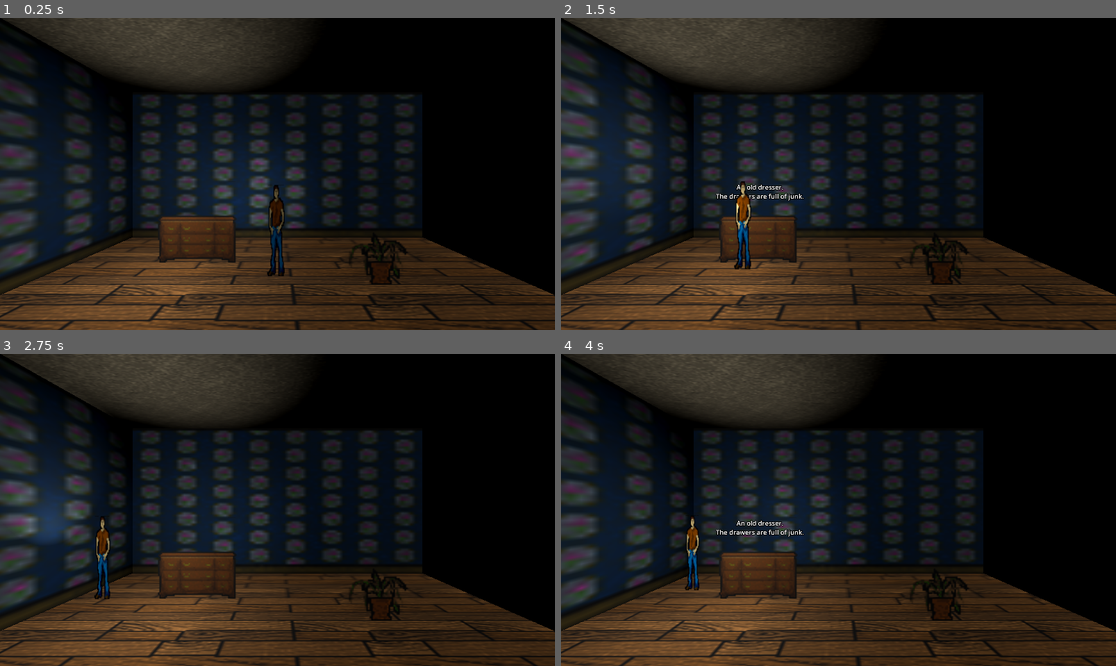
Above: before the commit, frames 1-4 (two rows, left to right).
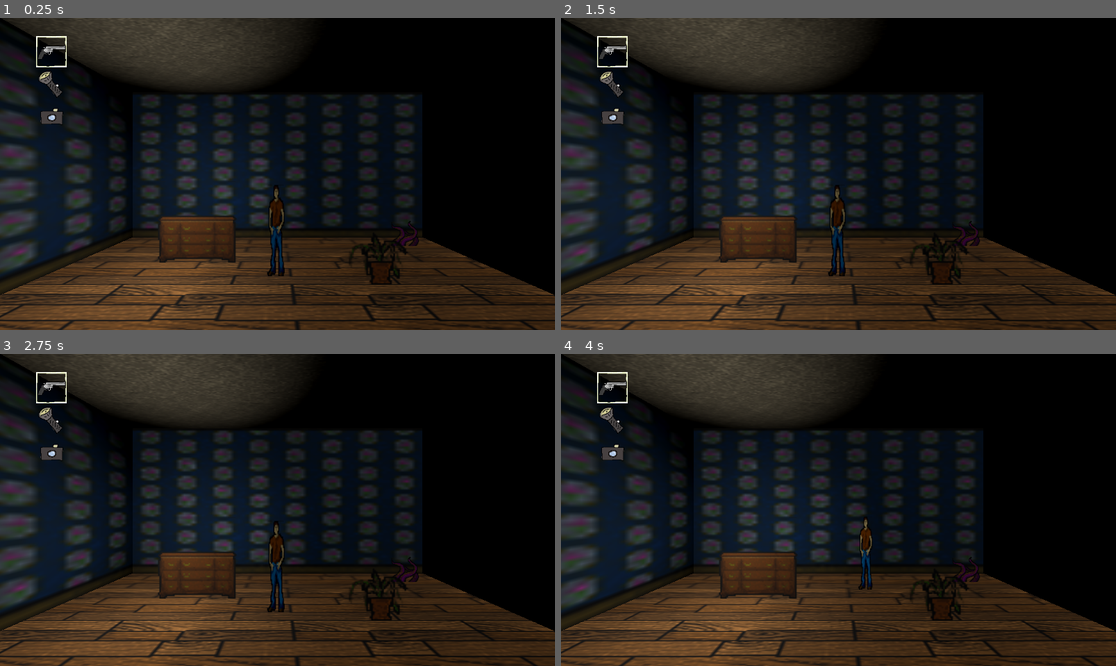
Above: after the commit, the same moments.

Repository: Dorthu/godot4-clicky-game
Game: Godot game, scene res://Concepts/InvestigationOne.tscn
Same seed, same stepped clock (60 frames per second), same inputs: the game is played once before the commit and once after it. This scene is started directly instead of the project's main scene.
Inputs (mouse positions are in pixels of both pictures, inside the frame that each line leads up to):
- Up to frame 1 (0.25 s): no input
- Up to frame 2 (1.5 s): click (610, 52) at 0.52 s; click (610, 52) at 1.27 s
- Up to frame 3 (2.75 s): click (49, 388) at 2.02 s
- Up to frame 4 (4 s): tap Enter at 2.75 s; move the mouse to (960, 494) at 2.77 s; click (960, 494) at 2.92 s; move the mouse to (727, 525) at 3.52 s; click (727, 525) at 3.67 s

The runs differ from the first frame. In frame 1, 0.6% of the frame differs, in the area x 6-76%, y 5-74%; in frame 2, 2.0%; in frame 3, 2.8%, in the area x 2-76%, y 5-83%; in frame 4, 1.5%.

Commit message:
Added an inventory panel and a camera
The camera is extremely wonky right now, but it's maybe a cool idea?

Diff:
--- a/new-game-project/Concepts/InvestigationOne.tscn
+++ b/new-game-project/Concepts/InvestigationOne.tscn
@@ -1,11 +1,13 @@
-[gd_scene load_steps=16 format=3 uid="uid://82kjxxvy3w5c"]
+[gd_scene load_steps=18 format=3 uid="uid://82kjxxvy3w5c"]
 
 [ext_resource type="PackedScene" uid="uid://douy1jwk20w6e" path="res://Pieces/Floor.tscn" id="1_fwesq"]
 [ext_resource type="PackedScene" uid="uid://ia48gke7ha7d" path="res://Pieces/Wall.tscn" id="2_xuht4"]
 [ext_resource type="Texture2D" uid="uid://ces70fi5865nr" path="res://Tex/dresser.png" id="3_0vxuw"]
 [ext_resource type="Script" path="res://Concepts/Description.gd" id="4_6gqco"]
+[ext_resource type="PackedScene" uid="uid://5eajrx4mgsh4" path="res://Pieces/Tentacle.tscn" id="4_jrjt6"]
 [ext_resource type="Texture2D" uid="uid://bt5dgumcnuph5" path="res://Tex/plant.png" id="5_kkv2v"]
 [ext_resource type="PackedScene" uid="uid://cupn40w2bar1w" path="res://Pieces/Player.tscn" id="5_n4q6v"]
+[ext_resource type="PackedScene" uid="uid://swpvyr8cfxjk" path="res://UI/InventoryOverlay.tscn" id="7_ae5pa"]
 
 [sub_resource type="NavigationMesh" id="NavigationMesh_jpabv"]
 vertices = PackedVector3Array(-0.5, 0.5, -1.5, -0.25, 0.5, -1, 0.25, 0.5, -2.25, -2, 0.5, 1.5, -2.25, 0.5, -0.25, -3.25, 0.5, -0.25, -4.25, 0.5, 1.5, -4.25, 0.5, -2.25, -3.5, 0.5, -1.25, -0.5, 0.5, -0.25, 4.5, 0.5, 1.5, 4.5, 0.5, -2.25)
@@ -37,7 +39,7 @@
 [sub_resource type="BoxShape3D" id="BoxShape3D_oxpbp"]
 size = Vector3(1.8, 1, 1.3)
 
-[node name="CompositeRoom" type="Node3D"]
+[node name="Room" type="Node3D"]
 
 [node name="Room1" type="NavigationRegion3D" parent="."]
 navigation_mesh = SubResource("NavigationMesh_jpabv")
@@ -124,7 +126,11 @@
 
 [node name="Player" parent="." instance=ExtResource("5_n4q6v")]
 transform = Transform3D(1, 0, 0, 0, 1, 0, 0, 0, 1, 0, 0.419497, 0)
-useFlashlight = true
+
+[node name="Inventory" parent="." instance=ExtResource("7_ae5pa")]
+
+[node name="Tentacle" parent="." instance=ExtResource("4_jrjt6")]
+transform = Transform3D(1, 0, 0, 0, 1, 0, 0, 0, 1, 3.80993, 0, -2.14873)
 
 [connection signal="body_entered" from="Room1/Dresser/Area3D" to="Room1/Dresser/Area3D" method="_on_body_entered"]
 [connection signal="body_exited" from="Room1/Dresser/Area3D" to="Room1/Dresser/Area3D" method="_on_body_exited"]
--- a/new-game-project/Concepts/ShootyOne.tscn
+++ b/new-game-project/Concepts/ShootyOne.tscn
@@ -1,9 +1,10 @@
-[gd_scene load_steps=18 format=3 uid="uid://d0ngmguvl7cjv"]
+[gd_scene load_steps=19 format=3 uid="uid://d0ngmguvl7cjv"]
 
 [ext_resource type="Texture2D" uid="uid://bpoxljtsxrpb5" path="res://Tex/grass.png" id="1_q277j"]
 [ext_resource type="PackedScene" uid="uid://cupn40w2bar1w" path="res://Pieces/Player.tscn" id="2_oj8jo"]
 [ext_resource type="Texture2D" uid="uid://bmgd7kcmarnyn" path="res://Tex/bush.png" id="2_sqhe5"]
 [ext_resource type="PackedScene" uid="uid://5eajrx4mgsh4" path="res://Pieces/Tentacle.tscn" id="4_7s8yj"]
+[ext_resource type="PackedScene" uid="uid://swpvyr8cfxjk" path="res://UI/InventoryOverlay.tscn" id="5_xy5w4"]
 
 [sub_resource type="NavigationMesh" id="NavigationMesh_dph6i"]
 vertices = PackedVector3Array(-2, 0.265835, -5.25, -2, 0.265835, -4.5, -0.75, 0.265835, -4.5, 0.75, 0.265835, -5.25, 9. …(544 unchanged characters)…
@@ -52,7 +53,7 @@
 [sub_resource type="BoxShape3D" id="BoxShape3D_3fpxp"]
 size = Vector3(1.3, 1.2, 0.4)
 
-[node name="ShootyOne" type="Node3D"]
+[node name="Room" type="Node3D"]
 
 [node name="Map" type="NavigationRegion3D" parent="."]
 navigation_mesh = SubResource("NavigationMesh_dph6i")
@@ -109,12 +110,10 @@
 
 [node name="Player" parent="." instance=ExtResource("2_oj8jo")]
 transform = Transform3D(1, 0, 0, 0, 1, 0, 0, 0, 1, -2.00423, 1.3, -8.0431)
-useFlashlight = false
-debugClick = false
-shooty = true
 
 [node name="Camera3D" type="Camera3D" parent="Player"]
 transform = Transform3D(1, 0, 0, 0, 0.819152, 0.573576, 0, -0.573576, 0.819152, 0, 2.1, 5)
+current = true
 
 [node name="DirectionalLight3D" type="DirectionalLight3D" parent="."]
 transform = Transform3D(0.965926, -0.183013, 0.183013, 6.68e-09, 0.707107, 0.707107, -0.258819, -0.683013, 0.683013, 0, 12, 11)
@@ -142,3 +141,5 @@
 
 [node name="Tentacle2" parent="." instance=ExtResource("4_7s8yj")]
 transform = Transform3D(1, -1.49012e-08, -2.98023e-08, 0, 1, 2.98023e-08, 0, -2.98023e-08, 1, -7, 1, 9)
+
+[node name="Inventory" parent="." instance=ExtResource("5_xy5w4")]
--- a/new-game-project/Pieces/Player.tscn
+++ b/new-game-project/Pieces/Player.tscn
@@ -35,10 +35,14 @@
 
 [node name="NavigationAgent3D" type="NavigationAgent3D" parent="."]
 
-[node name="HoldPoint" type="Node3D" parent="."]
-transform = Transform3D(1, 0, 0, 0, 1, 0, 0, 0, 1, -0.5, 0.993857, 0)
+[node name="MouseTracker" type="Node3D" parent="."]
 
-[node name="Flashlight" type="SpotLight3D" parent="HoldPoint"]
+[node name="HoldPoint" type="Node3D" parent="MouseTracker"]
+transform = Transform3D(1, 0, 0, 0, 1, 0, 0, 0, 1, 0, 0.994, -0.5)
+
+[node name="Flashlight" type="SpotLight3D" parent="MouseTracker/HoldPoint"]
+
+[node name="Camera3D" type="Camera3D" parent="MouseTracker/HoldPoint"]
 
 [node name="MeshInstance3D2" type="MeshInstance3D" parent="."]
 transform = Transform3D(1, 0, 0, 0, -4.37114e-08, -1, 0, 1, -4.37114e-08, 0, 0.650835, 0)
@@ -55,4 +59,4 @@
 
 [node name="SfxFootsteps" type="AudioStreamPlayer3D" parent="."]
 stream = ExtResource("4_ldwk3")
-parameters/looping = false
+parameters/looping = true
--- /dev/null
+++ b/new-game-project/UI/InventoryItem.tscn
@@ -0,0 +1,22 @@
+[gd_scene load_steps=3 format=3 uid="uid://b5a1lstsodclc"]
+
+[ext_resource type="Script" path="res://UI/inventory_item.gd" id="1_i4r5w"]
+[ext_resource type="Texture2D" uid="uid://cpebiqjxijgix" path="res://Tex/selected.png" id="2_ggsl7"]
+
+[node name="InventoryItem" type="CenterContainer"]
+anchors_preset = 15
+anchor_right = 1.0
+anchor_bottom = 1.0
+grow_horizontal = 2
+grow_vertical = 2
+script = ExtResource("1_i4r5w")
+
+[node name="Selected" type="TextureRect" parent="."]
+layout_mode = 2
+texture = ExtResource("2_ggsl7")
+
+[node name="TextureButton" type="TextureButton" parent="."]
+layout_mode = 2
+flip_h = true
+
+[connection signal="button_down" from="TextureButton" to="." method="_on_texture_button_button_down"]
--- /dev/null
+++ b/new-game-project/UI/InventoryOverlay.tscn
@@ -0,0 +1,61 @@
+[gd_scene load_steps=6 format=3 uid="uid://swpvyr8cfxjk"]
+
+[ext_resource type="Script" path="res://UI/inventory.gd" id="1_e83uj"]
+[ext_resource type="PackedScene" uid="uid://b5a1lstsodclc" path="res://UI/InventoryItem.tscn" id="1_poj6w"]
+[ext_resource type="Texture2D" uid="uid://c63n4ttnpv4fx" path="res://Tex/revolver.png" id="2_3syml"]
+[ext_resource type="Texture2D" uid="uid://i6mojwg4g34f" path="res://Tex/flashlight.png" id="3_as0g5"]
+[ext_resource type="Texture2D" uid="uid://rsucikq06ikh" path="res://Tex/camera.png" id="4_yel7t"]
+
+[node name="InventoryOverlay" type="Control"]
+layout_mode = 3
+anchors_preset = 0
+script = ExtResource("1_e83uj")
+
+[node name="VBoxContainer" type="VBoxContainer" parent="."]
+layout_mode = 1
+anchors_preset = 15
+anchor_right = 1.0
+anchor_bottom = 1.0
+offset_left = 21.0
+offset_top = 38.0
+offset_right = 193.0
+offset_bottom = 607.0
+grow_horizontal = 2
+grow_vertical = 2
+
+[node name="InventoryItem" parent="VBoxContainer" instance=ExtResource("1_poj6w")]
+layout_mode = 2
+tex = ExtResource("2_3syml")
+itemName = "gun"
+selected = true
+
+[node name="InventoryItem2" parent="VBoxContainer" instance=ExtResource("1_poj6w")]
+layout_mode = 2
+tex = ExtResource("3_as0g5")
+itemName = "flashlight"
+
+[node name="InventoryItem3" parent="VBoxContainer" instance=ExtResource("1_poj6w")]
+layout_mode = 2
+tex = ExtResource("4_yel7t")
+itemName = "camera"
+
+[node name="CameraFeed" type="MarginContainer" parent="."]
+visible = false
+layout_mode = 1
+offset_left = 849.0
+offset_top = 474.0
+offset_right = 1135.0
+offset_bottom = 634.0
+
+[node name="ViewportContainer" type="SubViewportContainer" parent="CameraFeed"]
+layout_mode = 2
+
+[node name="SubViewport" type="SubViewport" parent="CameraFeed/ViewportContainer"]
+handle_input_locally = false
+render_target_update_mode = 0
+
+[node name="Camera3D" type="Camera3D" parent="CameraFeed/ViewportContainer/SubViewport"]
+
+[connection signal="clicked" from="VBoxContainer/InventoryItem" to="." method="_on_inventory_item_clicked"]
+[connection signal="clicked" from="VBoxContainer/InventoryItem2" to="." method="_on_inventory_item_clicked"]
+[connection signal="clicked" from="VBoxContainer/InventoryItem3" to="." method="_on_inventory_item_clicked"]
--- /dev/null
+++ b/new-game-project/UI/inventory.gd
@@ -0,0 +1,25 @@
+extends Control
+
+class_name Inventory
+signal item_changed
+
+@onready var selectedItem: InventoryItem = $VBoxContainer/InventoryItem
+var camCopier: Node3D
+
+func _on_inventory_item_clicked(clicked: InventoryItem) -> void:
+	for c in $VBoxContainer.get_children():
+		c.select(false)
+
+	$CameraFeed.hide()
+	clicked.select(true)
+	selectedItem = clicked
+	if selectedItem.itemName == "camera":
+		$CameraFeed.show()
+	emit_signal("item_changed", clicked)
+
+func registerCamera(cam: Node3D) -> void:
+	camCopier = cam
+
+func _process(delta: float) -> void:
+	if camCopier:
+		$CameraFeed/ViewportContainer/SubViewport/Camera3D.global_transform = camCopier.global_transform
--- /dev/null
+++ b/new-game-project/UI/inventory_item.gd
@@ -0,0 +1,24 @@
+extends CenterContainer
+
+class_name InventoryItem
+signal clicked
+
+@export var tex: Texture2D
+@export var itemName: String
+@export var selected: bool = false
+
+func _ready() -> void:
+	$TextureButton.texture_normal = tex
+	if not selected:
+		$Selected.hide()
+
+func select(on :bool) -> void:
+	selected = on
+	if selected:
+		$Selected.show()
+	else:
+		$Selected.hide()
+
+
+func _on_texture_button_button_down() -> void:
+	emit_signal("clicked", self)
--- a/new-game-project/clickPlayer.gd
+++ b/new-game-project/clickPlayer.gd
@@ -4,17 +4,19 @@
 var movement_target_position: Vector3 = Vector3(0.0,0.0,20.0)
 
 @onready var navigation_agent: NavigationAgent3D = $NavigationAgent3D
-@onready var flashlight: SpotLight3D = $HoldPoint/Flashlight
+@onready var mouseTracker: Node3D = $MouseTracker
+@onready var flashlight: SpotLight3D = $MouseTracker/HoldPoint/Flashlight
+@onready var cam: Camera3D = $MouseTracker/HoldPoint/Camera3D
 @onready var muzzleFlash: OmniLight3D = $MuzzleFlash
 @onready var sfxGunshot: AudioStreamPlayer3D = $SfxGunshot
 @onready var sfxFootsteps: AudioStreamPlayer3D = $SfxFootsteps
 
-@export var useFlashlight: bool = false
 @export var debugClick: bool = false
-@export var shooty: bool = false
 
 var debug_ClickPos: MeshInstance3D
 var muzzleFlashCountdown: float = 0
+var inv: Inventory
+var currentItem: String = "gun"
 
 func _ready():
 	# These values need to be adjusted for the actor's speed
@@ -22,8 +24,16 @@
 	navigation_agent.path_desired_distance = 0.5
 	navigation_agent.target_desired_distance = 0.5
 
-	if not useFlashlight:
-		flashlight.hide()
+	# find the inventory
+	inv = get_node("/root/Room/Inventory")
+	if inv:
+		print("Found inventory")
+		inv.item_changed.connect(_on_item_changed)
+		inv.registerCamera(cam)
+	else:
+		push_warning("No inventory found - all items disabled!")
+
+	flashlight.hide()
 
 	if debugClick:
 		debug_ClickPos = MeshInstance3D.new()
@@ -40,7 +50,10 @@
 	call_deferred("actor_setup")
 
 func _unhandled_input(event: InputEvent) -> void:
-	if useFlashlight and event is InputEventMouseMotion:
+	if not get_viewport().get_camera_3d():
+		return
+
+	if event is InputEventMouseMotion:
 		# for mouse motion events, point the flashlight where the mouse is looking
 		var eventPos = event.position
 		var worldOrigin = get_viewport().get_camera_3d().project_ray_origin(eventPos)
@@ -49,11 +62,14 @@
 			PhysicsRayQueryParameters3D.create(worldOrigin, worldOrigin + worldNormal * 100, 0b0001)
 		)
 		if not collision:
-			print("No collision detected")
 			return
 
 		var worldPos = collision["position"]
-		flashlight.look_at(worldPos)
+
+		if currentItem == "flashlight":
+			flashlight.look_at(worldPos)
+		elif currentItem == "camera":
+			cam.look_at(worldPos)
 
 	if event is InputEventMouseButton and event.is_pressed():
 		# for clicks, walk there
@@ -62,7 +78,7 @@
 		var worldNormal = get_viewport().get_camera_3d().project_ray_normal(eventPos)
 
 		var collisionMask := 0b0001
-		if shooty:
+		if currentItem == "gun":
 			collisionMask |= 0b0100
 
 		var collision = get_world_3d().direct_space_state.intersect_ray(
@@ -76,7 +92,7 @@
 
 		if collider.collision_layer & 0b0100:
 			# hit an enemy - shoot it!
-			if shooty:
+			if currentItem == "gun":
 				muzzleFlash.show()
 				muzzleFlashCountdown = .05
 				sfxGunshot.play()
@@ -117,3 +133,10 @@
 
 	velocity = current_agent_position.direction_to(next_path_position) * movement_speed
 	move_and_slide()
+
+func _on_item_changed(newItem: InventoryItem) -> void:
+	print("Item changed to ", newItem.itemName)
+	flashlight.hide()
+	currentItem = newItem.itemName
+	if currentItem == "flashlight":
+		flashlight.show()
--- a/new-game-project/player.gd
+++ b/new-game-project/player.gd
@@ -4,6 +4,7 @@
 var movement_target_position: Vector3 = Vector3(0.0,0.0,20.0)
 
 @onready var navigation_agent: NavigationAgent3D = $NavigationAgent3D
+
 
 func _ready():
 	# These values need to be adjusted for the actor's speed
Binary file added: new-game-project/Tex/camera.png
Not shown, added: new-game-project/Tex/camera.png.import
Binary file added: new-game-project/Tex/flashlight.png
Not shown, added: new-game-project/Tex/flashlight.png.import
Binary file added: new-game-project/Tex/key.png
Not shown, added: new-game-project/Tex/key.png.import
Binary file added: new-game-project/Tex/revolver.png
Not shown, added: new-game-project/Tex/revolver.png.import
Binary file added: new-game-project/Tex/selected.png
Not shown, added: new-game-project/Tex/selected.png.import
